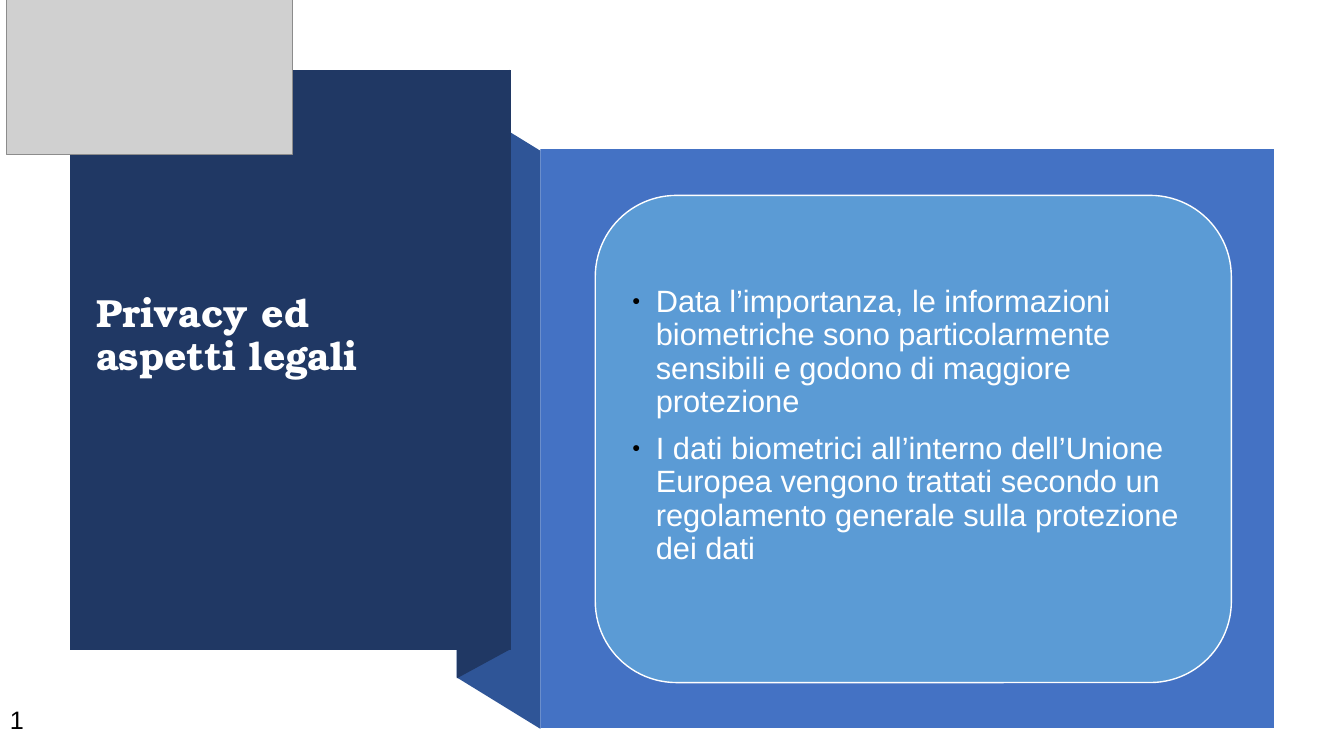
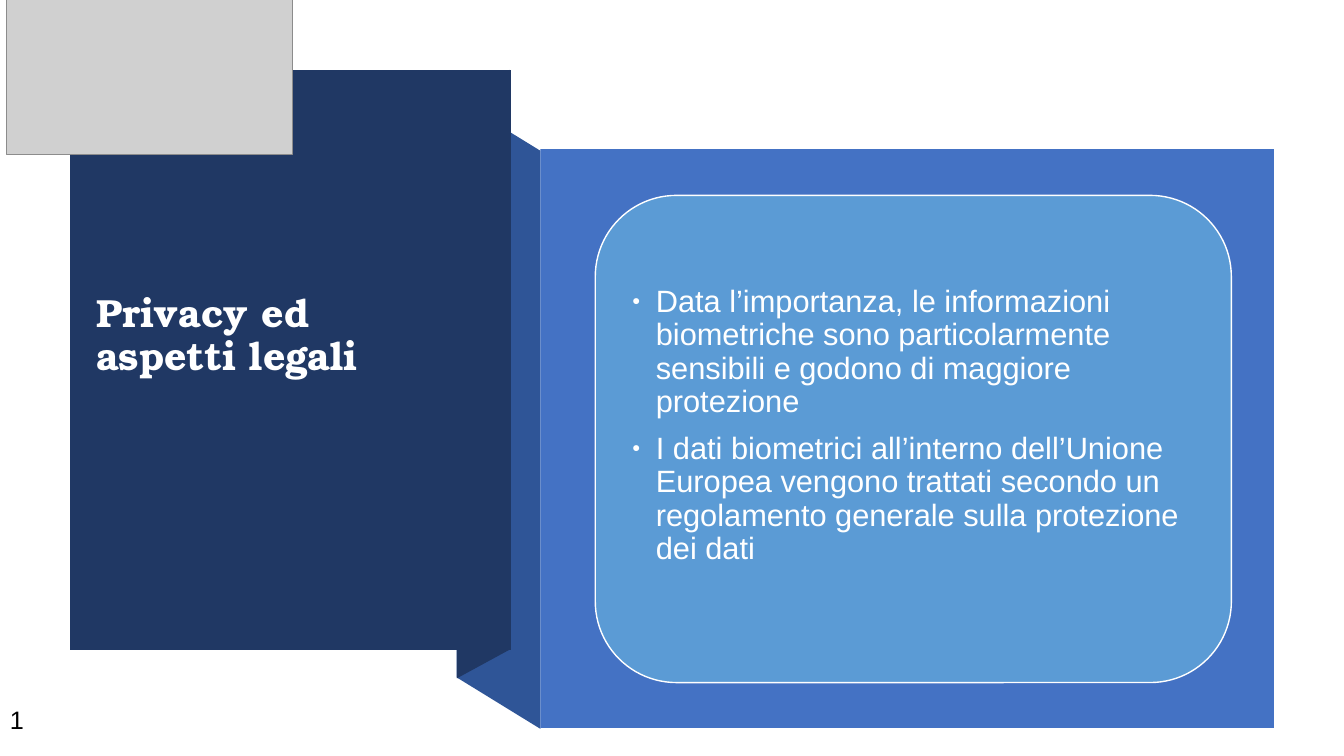
Before and after one commit to Torkin1/biometric_prompt_WALL-E, a slide deck: slide 1 of Privacy.odp. Drawn at 1344x756 pixels with LibreOffice and Linux fonts; fonts in the diff are those of the drawing; grey boxes stand for pictures. Boxes give left, top, right and bottom in pixels: in the first picture for what was removed or moved away, otherwise in the second. Text is boxed around its words. In the diff, an @@ line names an element or a change of style, - is before the commit and + after.

```diff
--- a/Privacy.odp
+++ b/Privacy.odp
@@ rounded rectangle "Data l’importanza, le informazioni biometriche ..." at box(596, 196, 1232, 683): bullet colour #000000 to #FFFFFF @@
```
Also in this commit, not shown: 1 other slide changed, 1 other file.
